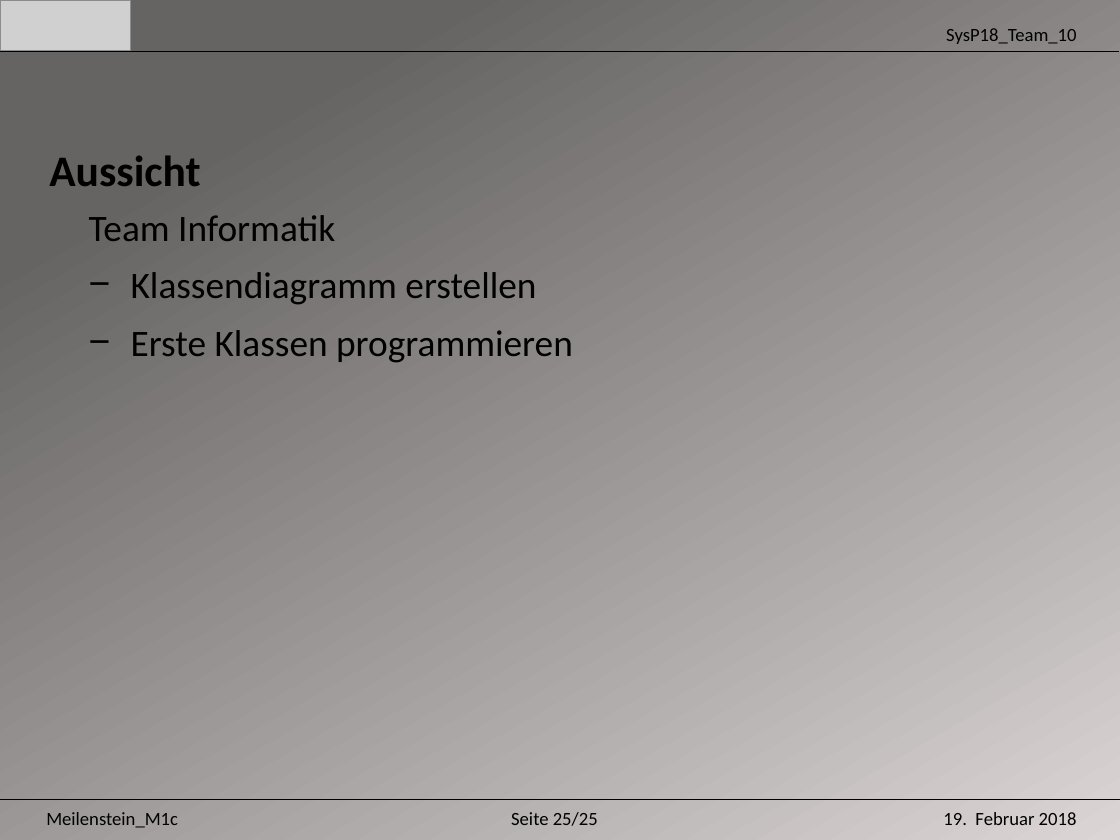
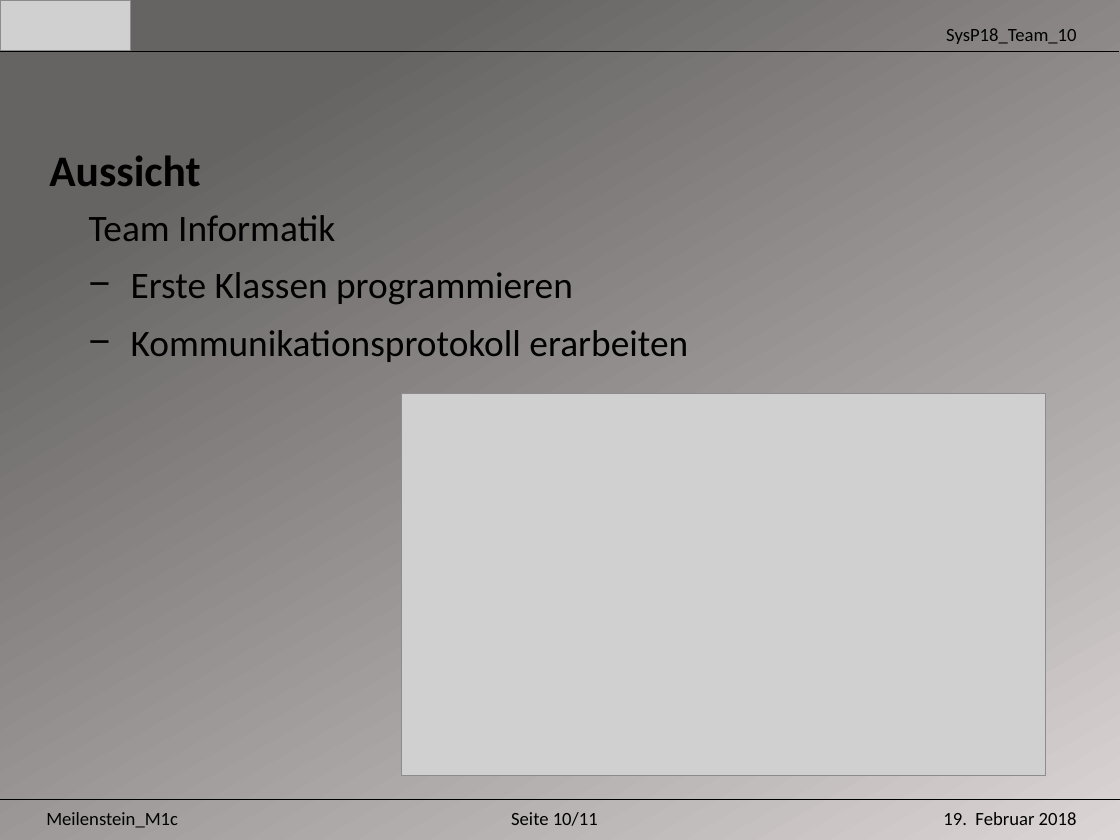
Before and after one commit to Unaqwyn/SysP18_1cv, a slide deck: slide 11 of Systemtechnikprojekt/Systemtechnikprojekt/01_Organisation/02_Meilensteine/m1/m1c/Praesentation_m1c.pptx (slide 26 before the commit). Drawn at 1120x840 pixels with LibreOffice and Linux fonts; fonts in the diff are those of the drawing; grey boxes stand for pictures. Boxes give left, top, right and bottom in pixels: in the first picture for what was removed or moved away, otherwise in the second. Text is boxed around its words. In the diff, an @@ line names an element or a change of style, - is before the commit and + after.

```diff
--- a/Systemtechnikprojekt/Systemtechnikprojekt/01_Organisation/02_Meilensteine/m1/m1c/Praesentation_m1c.pptx
+++ b/Systemtechnikprojekt/Systemtechnikprojekt/01_Organisation/02_Meilensteine/m1/m1c/Praesentation_m1c.pptx
@@ text at (131, 272, 536, 305): paragraph removed @@
-− Klassendiagramm erstellen
@@ text at (131, 330, 688, 362): paragraph added @@
+− Kommunikationsprotokoll erarbeiten
@@ picture added at (401, 393, 1045, 775) @@
@@ text at (511, 812, 598, 826): text changed @@
-Seite 25/25
+Seite 10/11
```
Also in this commit, not shown: 10 other slides changed, 15 slides removed.
